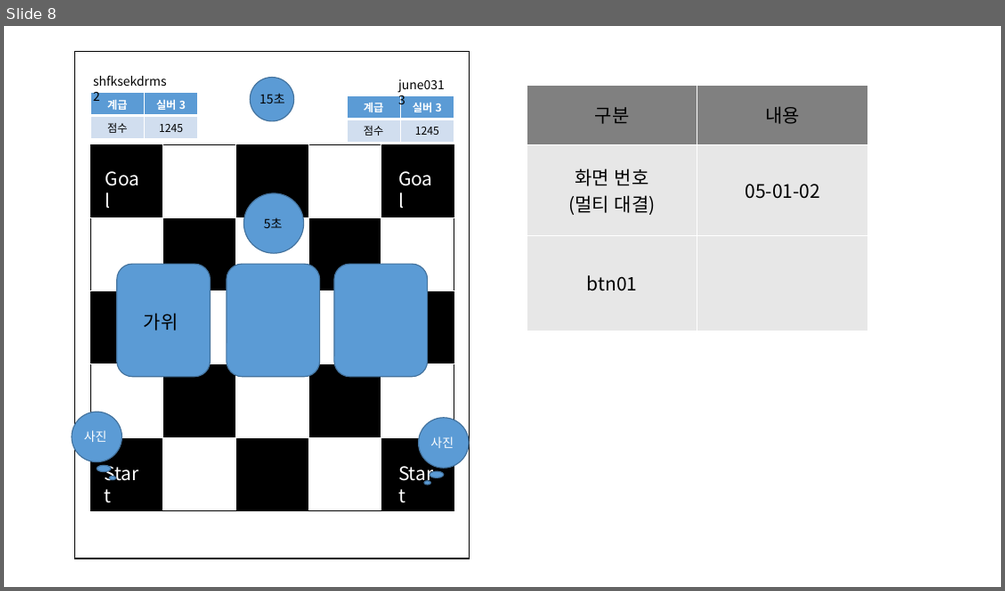
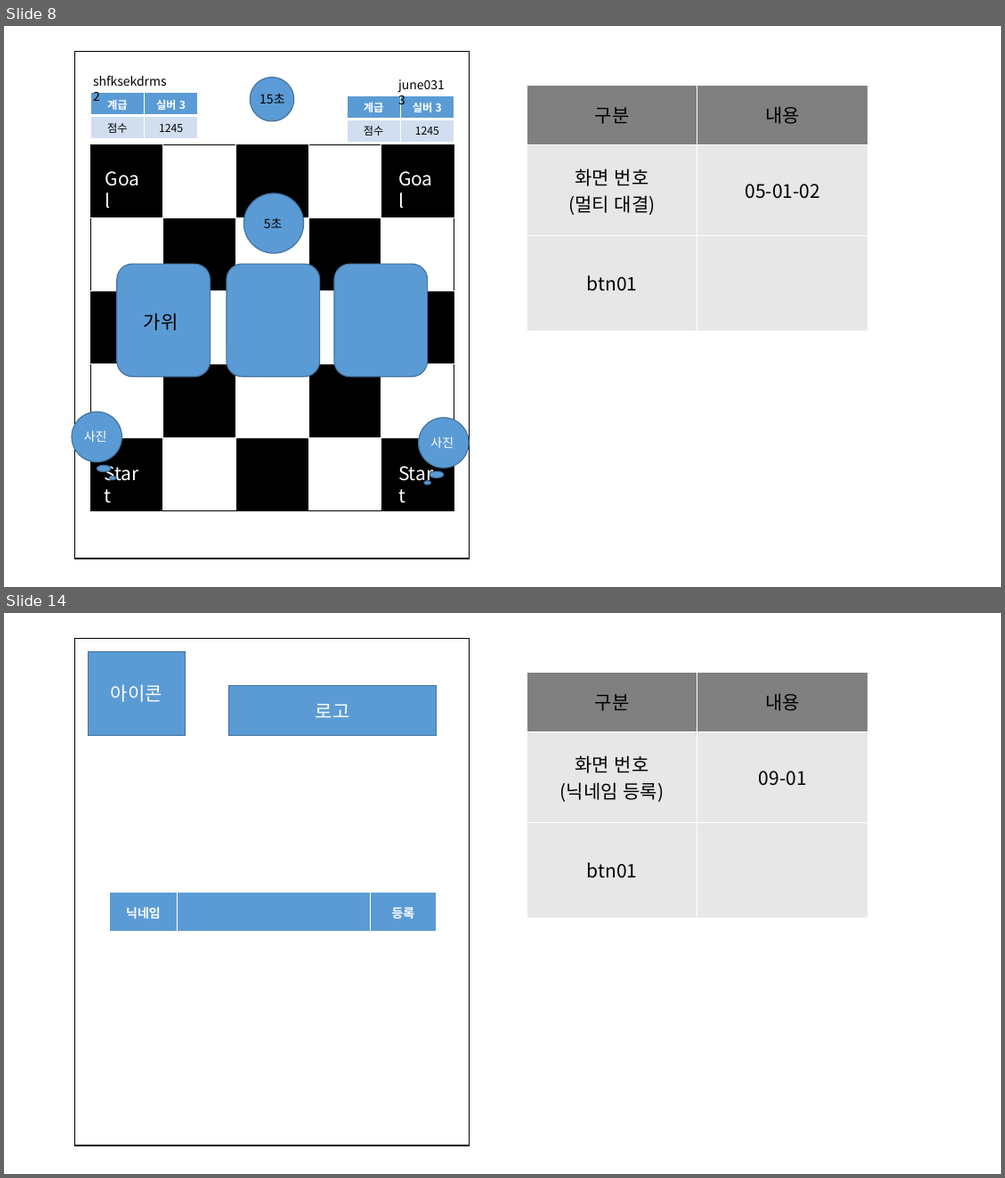
Before and after one commit to Maze-of-memories/origin, a slide deck: 화면정의서.pptx. Shown one above the other, each under a label of ours: slide 8 before the commit, slides 8 and 14 after it; the slides between them are not shown. The pictures are 1005x591 and 1005x1178 pixels, drawn with LibreOffice and Linux fonts; fonts in the diff are those of the drawing. Boxes give left, top, right and bottom in pixels: in the first picture for what was removed or moved away, otherwise in the second. Text is boxed around its words. In the diff, an @@ line names an element or a change of style, - is before the commit and + after.

```diff
--- a/화면정의서.pptx
+++ b/화면정의서.pptx
@@ slide 14 added at [4, 613, 1001, 1174], background #FFFFFF @@
@@ rectangle added at [74, 639, 469, 1145], fill #FFFFFF, outline #000000 1 pt @@
@@ rectangle added at [88, 652, 186, 736], fill #5B9BD5, outline #43739E 1 pt, 18 pt, text #FFFFFF @@
+아이콘
@@ rectangle added at [229, 686, 437, 736], fill #5B9BD5, outline #43739E 1 pt, 18 pt, text #FFFFFF @@
+로고
@@ table added at [526, 672, 867, 918], 3 rows, 2 columns @@
+구분 | 내용
+화면 번호 (닉네임 등록) | 09-01
+btn01 | 
@@ table added at [110, 892, 437, 933], 1 rows, 3 columns @@
+닉네임 |  | 등록
```
Also in this commit, not shown: 5 slides changed, 5 other slides added, 2 slides removed, 1 other file.
